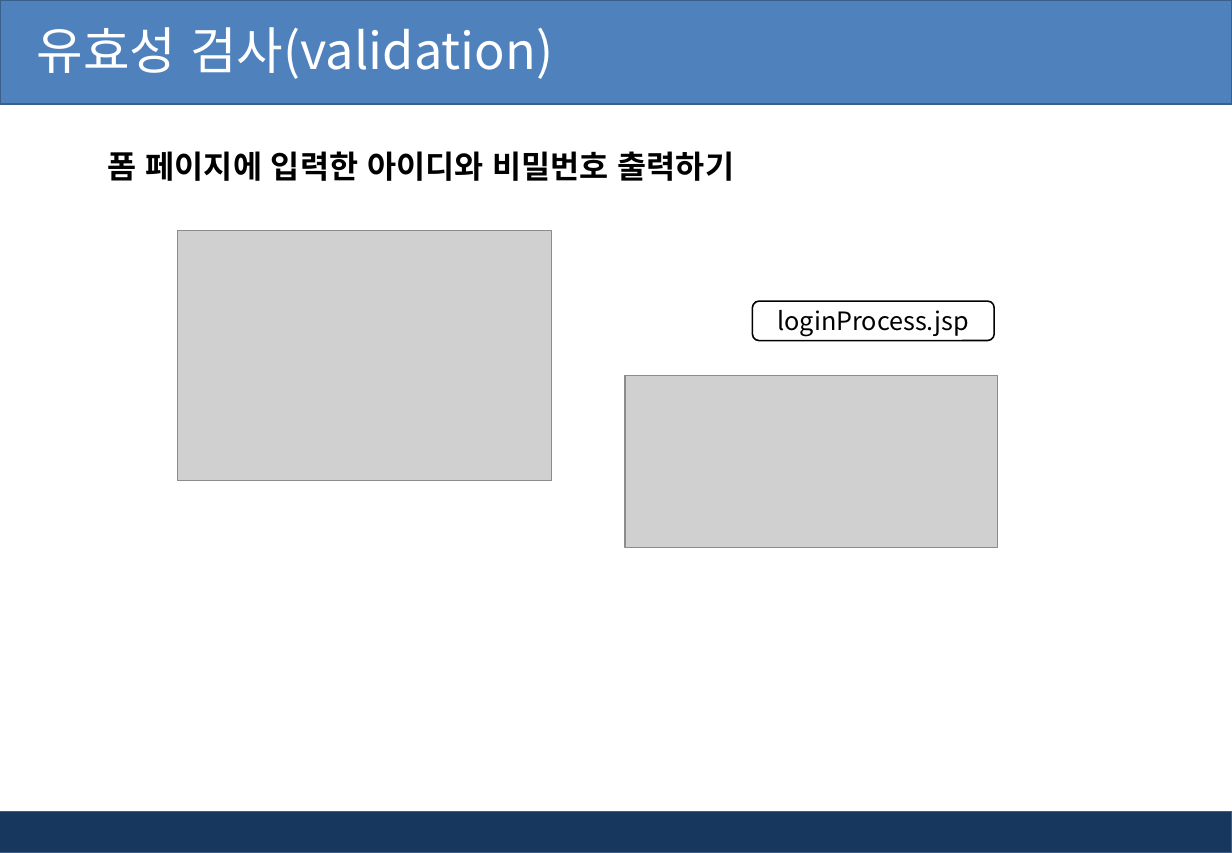
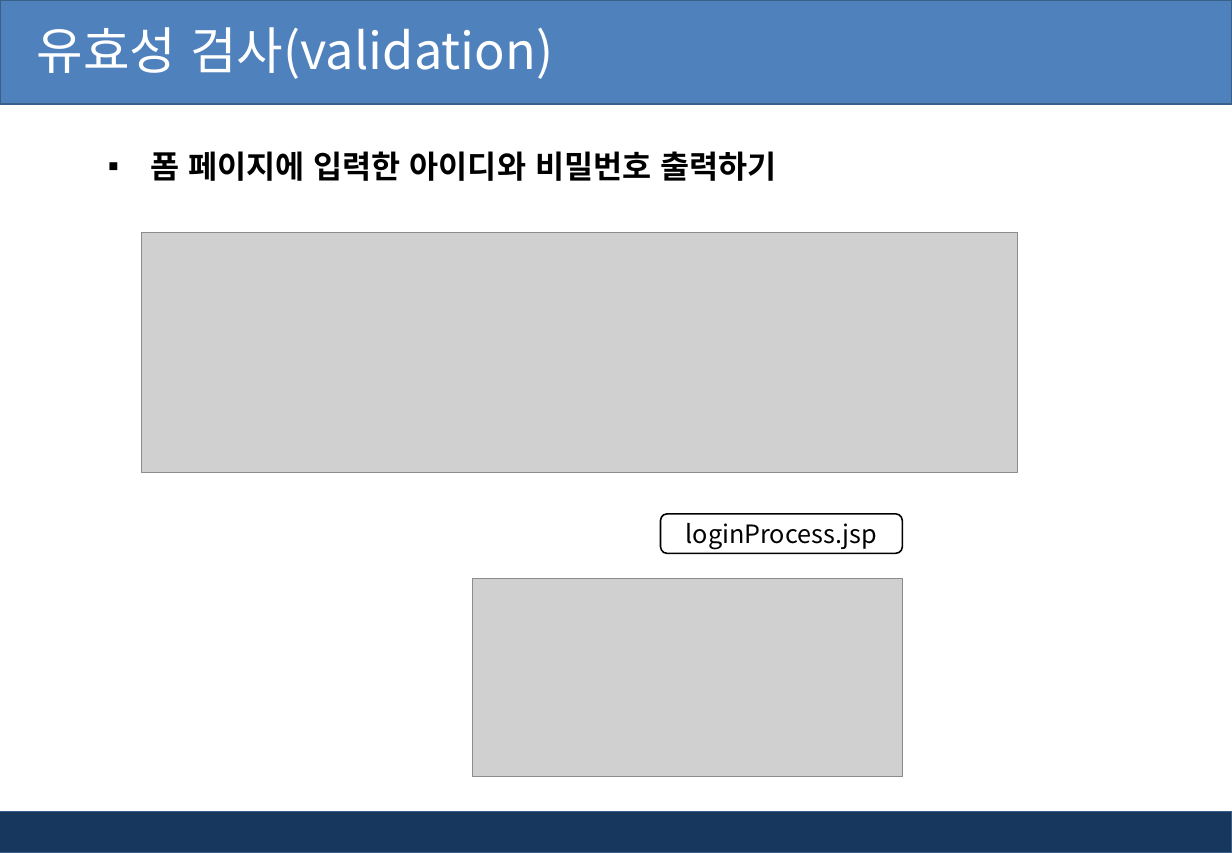
Before and after one commit to pshho/ngreen_project, a slide deck: slide 4 of jspWorks/자료/jsp_ppt/6장. jsp 유효성검사와 정규표현식.pptx. Drawn at 1232x853 pixels with LibreOffice and Linux fonts; fonts in the diff are those of the drawing; grey boxes stand for pictures; background and template pictures are left out. Boxes give left, top, right and bottom in pixels: in the first picture for what was removed or moved away, otherwise in the second. Text is boxed around its words. In the diff, an @@ line names an element or a change of style, - is before the commit and + after.

```diff
--- a/jspWorks/자료/jsp_ppt/6장. jsp 유효성검사와 정규표현식.pptx
+++ b/jspWorks/자료/jsp_ppt/6장. jsp 유효성검사와 정규표현식.pptx
@@ text "폼 페이지에 입력한 아이디와 비밀번호 ..." at <box>150,151,776,181</box>: bullet none to ▪ @@
@@ picture added at <box>141,232,1017,472</box> @@
@@ picture removed at <box>177,231,552,481</box> @@
@@ rounded rectangle "loginProcess.jsp": place and size @@
-rounded rectangle "loginProcess.jsp" at <box>753,301,995,341</box>
+rounded rectangle "loginProcess.jsp" at <box>661,514,903,554</box>
@@ picture: place and size @@
-picture at <box>626,375,999,547</box>
+picture at <box>473,579,903,777</box>
```
Also in this commit, not shown: 7 other slides changed, 2 slides added, 46 other files.
